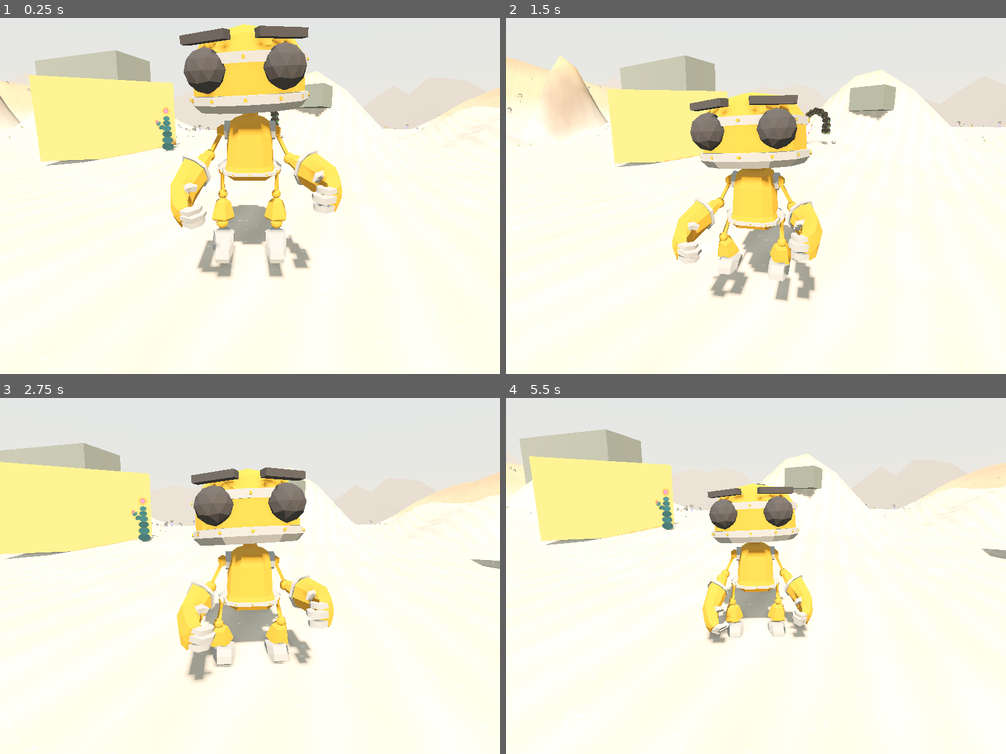
Above: before the commit, frames 1-4 (two rows, left to right).
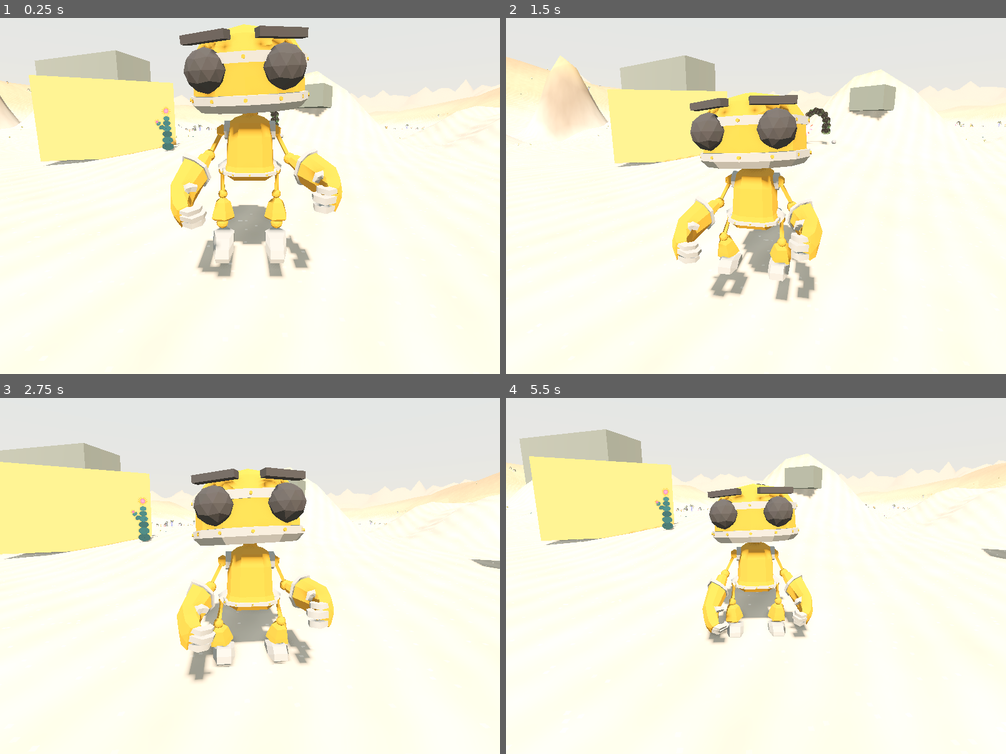
Above: after the commit, the same moments.

Repository: nicco-b/valley
Game: Godot game, scene res://game/world/valley.tscn
Same seed, same stepped clock (60 frames per second), same inputs: the game is played once before the commit and once after it.
Inputs (mouse positions are in pixels of both pictures, inside the frame that each line leads up to):
- Up to frame 1 (0.25 s): no input
- Up to frame 2 (1.5 s): tap Enter at 0.5 s; move the mouse to (781, 171) at 0.52 s; hold E (god_up) from 0.53 s (still down); tap C (sit) at 0.6 s; click (781, 171) at 0.67 s; tap Space (jump) at 0.77, 1.07 s; move the mouse to (731, 174) at 1.27 s; tap ] (brush_bigger) at 1.35 s
- Up to frame 3 (2.75 s): keep holding E (god_up); tap Space (jump) at 1.52, 1.82 s; tap C (sit) at 1.55, 2.3 s; move the mouse to (260, 547) at 2.02 s; hold [ (brush_smaller) from 2.03 s (still down)
- Up to frame 4 (5.5 s): keep holding E (god_up); move the mouse to (751, 561) at 2.77 s; release [ (brush_smaller) at 2.78 s; tap Tab (god_tool) at 2.85 s; click (751, 561) at 2.92 s; tap Space (jump) at 3.02, 3.32, 3.77, 4.07, 4.52, 4.82 s; tap C (sit) at 3.05, 3.8, 4.35, 5.3 s; move the mouse to (791, 558) at 3.52 s; hold Z (god_undo) 3.53-4.28 s; move the mouse to (716, 547) at 4.27 s; move the mouse to (761, 554) at 5.02 s; hold Shift (sprint) from 5.03 s (still down); click (761, 554) at 5.17 s

The runs differ from the first frame. In frame 1, 1.5% of the frame differs, in the area x 1-99%, y 18-32%; in frame 2, 1.2%; in frame 3, 1.3%; in frame 4, 1.6%, in the area x 0-100%, y 18-32%.

Commit message:
Real distant mountains: 'if you can see it, you can go there'
The fake horizon ring is deleted and replaced with truth: ridged
mountain ranges join the height function itself (suppressed within
~1.2km of home, real beyond), and a far-terrain LOD mesh — a coarse
6.4km sheet sampling the SAME function, sunk 1.5m under the streamed
cells — renders them. A visible peak is a walkable destination: approach
it and the streamer builds full-res cells up its slopes. Principle
logged in DECISIONS.md.

Co-Authored-By: Claude Fable 5 <noreply@anthropic.com>

Diff:
--- /dev/null
+++ b/game/world/far_terrain.gd
@@ -0,0 +1,63 @@
+extends Node3D
+## Far-terrain LOD: a coarse 6.4km mesh sampling the SAME Terrain.height
+## function as the streamed cells, sunk slightly beneath them. Whatever
+## you see on the horizon is the real ground — walk toward it and the
+## streamer builds the full-resolution cells on the same function.
+## Re-centers (and rebuilds) when the focus strays far from its anchor.
+
+const SIZE := 6400.0
+const RES := 96  # vertices per side (~67m sampling)
+const RECENTER_DISTANCE := 600.0
+const SINK := 1.5  # sits below true height so near cells always win
+
+var _anchor := Vector2.INF
+var _mesh_instance: MeshInstance3D
+
+
+func _ready() -> void:
+	_mesh_instance = MeshInstance3D.new()
+	_mesh_instance.cast_shadow = GeometryInstance3D.SHADOW_CASTING_SETTING_OFF
+	var streamer := get_tree().get_first_node_in_group("world_streamer")
+	if streamer:
+		_mesh_instance.material_override = streamer._ground_material
+	add_child(_mesh_instance)
+
+
+func _process(_delta: float) -> void:
+	var focus := Vector2.ZERO
+	var player := get_tree().get_first_node_in_group("player")
+	if GodMode.active:
+		var p := GodMode.cam_position()
+		focus = Vector2(p.x, p.z)
+	elif MapScreen.active:
+		var p := MapScreen.focus_position()
+		focus = Vector2(p.x, p.z)
+	elif player:
+		focus = Vector2(player.global_position.x, player.global_position.z)
+	if _anchor == Vector2.INF or focus.distance_to(_anchor) > RECENTER_DISTANCE:
+		_anchor = focus.snappedf(256.0)
+		_rebuild()
+
+
+func _rebuild() -> void:
+	var step := SIZE / (RES - 1)
+	var origin := _anchor - Vector2.ONE * SIZE * 0.5
+	var st := SurfaceTool.new()
+	st.begin(Mesh.PRIMITIVE_TRIANGLES)
+	st.set_smooth_group(0)
+	for iz in RES:
+		for ix in RES:
+			var wx := origin.x + ix * step
+			var wz := origin.y + iz * step
+			st.add_vertex(Vector3(wx, Terrain.height(wx, wz) - SINK, wz))
+	for iz in RES - 1:
+		for ix in RES - 1:
+			var i := iz * RES + ix
+			st.add_index(i)
+			st.add_index(i + 1)
+			st.add_index(i + RES)
+			st.add_index(i + 1)
+			st.add_index(i + RES + 1)
+			st.add_index(i + RES)
+	st.generate_normals()
+	_mesh_instance.mesh = st.commit()
--- a/game/world/horizon.gd
+++ /dev/null
@@ -1,60 +0,0 @@
-extends Node3D
-## Distant mountain silhouettes ringing the world, ~1.5-2.6km out.
-## Flat unshaded ridgeline cards in palette colors; the distance fog
-## supplies aerial perspective and day/night/storm tinting for free.
-## Deterministic; placeholder until her painted mountain cutouts.
-
-const COUNT := 14
-const SEGMENTS := 16
-
-
-func _ready() -> void:
-	var rng := RandomNumberGenerator.new()
-	rng.seed = 99
-	for i in COUNT:
-		var ang := (float(i) + rng.randf_range(-0.32, 0.32)) * TAU / COUNT
-		var dist := rng.randf_range(1500.0, 2600.0)
-		add_child(_ridge(rng, ang, dist))
-
-
-func _ridge(rng: RandomNumberGenerator, ang: float, dist: float) -> MeshInstance3D:
-	var center := Vector3(cos(ang), 0.0, sin(ang)) * dist
-	var right := Vector3(-sin(ang), 0.0, cos(ang))
-	var width := rng.randf_range(1000.0, 1800.0)
-	var height := rng.randf_range(160.0, 420.0)
-
-	var st := SurfaceTool.new()
-	st.begin(Mesh.PRIMITIVE_TRIANGLES)
-	var tops: Array[float] = []
-	for s in SEGMENTS + 1:
-		var t := float(s) / SEGMENTS
-		var envelope := sin(t * PI)
-		var jag := 0.55 + 0.45 * rng.randf()
-		tops.append(height * envelope * jag)
-	for s in SEGMENTS + 1:
-		var t := float(s) / SEGMENTS
-		var x := (t - 0.5) * width
-		st.add_vertex(center + right * x + Vector3(0, -40.0, 0))
-		st.add_vertex(center + right * x + Vector3(0, tops[s], 0))
-	for s in SEGMENTS:
-		var b0 := s * 2
-		st.add_index(b0)
-		st.add_index(b0 + 1)
-		st.add_index(b0 + 2)
-		st.add_index(b0 + 2)
-		st.add_index(b0 + 1)
-		st.add_index(b0 + 3)
-
-	var mat := StandardMaterial3D.new()
-	mat.shading_mode = BaseMaterial3D.SHADING_MODE_UNSHADED
-	mat.cull_mode = BaseMaterial3D.CULL_DISABLED
-	# Farther ridges sit paler, toward the haze.
-	var near_col := Color(0.66, 0.54, 0.52)
-	var far_col := Color(0.82, 0.74, 0.70)
-	mat.albedo_color = near_col.lerp(far_col, (dist - 1500.0) / 1100.0)
-
-	var mi := MeshInstance3D.new()
-	mi.mesh = st.commit()
-	mi.material_override = mat
-	mi.cast_shadow = GeometryInstance3D.SHADOW_CASTING_SETTING_OFF
-	return mi
--- a/game/world/terrain.gd
+++ b/game/world/terrain.gd
@@ -40,6 +40,7 @@
 var _edits: Image
 var _hills := FastNoiseLite.new()
 var _dunes := FastNoiseLite.new()
+var _ranges := FastNoiseLite.new()
 
 
 func _ready() -> void:
@@ -48,6 +49,12 @@
 	_hills.fractal_octaves = 4
 	_dunes.seed = 40
 	_dunes.frequency = 0.03
+	# Real distant mountains ("if you can see it, you can go there"):
+	# ridged ranges that stay out of the home valley and rise beyond it.
+	_ranges.seed = 23
+	_ranges.frequency = 0.0007
+	_ranges.fractal_type = FastNoiseLite.FRACTAL_RIDGED
+	_ranges.fractal_octaves = 3
 	if FileAccess.file_exists(EDIT_PATH):
 		_edits = Image.load_from_file(ProjectSettings.globalize_path(EDIT_PATH))
 		_edits.convert(Image.FORMAT_RF)
@@ -68,6 +75,9 @@
 	var floor_h := _hills.get_noise_2d(x, z) * 3.0 + _dunes.get_noise_2d(x, z) * 0.6
 	var wall_h := WALL_HEIGHT + _hills.get_noise_2d(x, z) * 22.0
 	var h := lerpf(floor_h, wall_h, valley_factor(x, z))
+	# Mountain ranges: absent near home, real and walkable beyond ~1.2km.
+	var range_envelope := smoothstep(1200.0, 2400.0, Vector2(x, z).length())
+	h += maxf(_ranges.get_noise_2d(x, z), 0.0) * 320.0 * range_envelope
 	for f in FLATTENS:
 		var d := Vector2(x - f[0], z - f[1]).length()
 		h *= smoothstep(f[2], f[2] + f[3], d)
--- a/game/world/valley.tscn
+++ b/game/world/valley.tscn
@@ -13,7 +13,7 @@
 [ext_resource type="Script" path="res://game/world/weather_fx.gd" id="11_weatherfx"]
 [ext_resource type="Shader" path="res://game/shaders/sky.gdshader" id="12_sky"]
 [ext_resource type="Script" path="res://game/world/atmosphere.gd" id="13_atmosphere"]
-[ext_resource type="Script" path="res://game/world/horizon.gd" id="14_horizon"]
+[ext_resource type="Script" path="res://game/world/far_terrain.gd" id="14_far"]
 
 [sub_resource type="ParticleProcessMaterial" id="Particles_dust"]
 direction = Vector3(1, 0, 0.2)
@@ -106,10 +106,10 @@
 volume_db = -60.0
 autoplay = true
 
+[node name="FarTerrain" type="Node3D" parent="."]
+script = ExtResource("14_far")
+
 [node name="Landmarks" type="Node3D" parent="."]
-
-[node name="Horizon" type="Node3D" parent="Landmarks"]
-script = ExtResource("14_horizon")
 
 [node name="Shrine" parent="Landmarks" instance=ExtResource("5_shrine")]
 transform = Transform3D(1, 0, 0, 0, 1, 0, 0, 0, 1, 120, 0, -620)
Not shown, added: game/world/far_terrain.gd.uid
Not shown, removed: game/world/horizon.gd.uid
Not shown, changed: docs/DECISIONS.md
